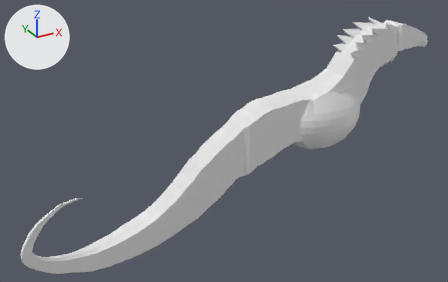
The Blender file dragon nou.blend: old version first, new version second.
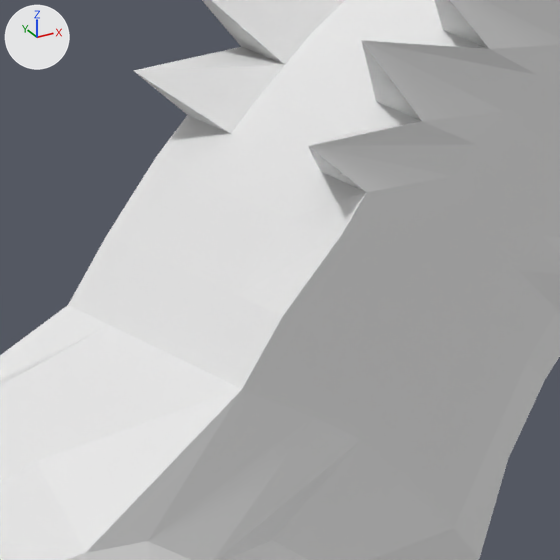
The first picture shows the older version from a 50 mm lens placed at (-7.05, -7.5, 2.34), pointed at (-2.88, 0.07, -1.45). The close-ups show both versions on the part from 71% to 84% of the width and 14% to 33% of the height of that picture; other places that the commit changed are outside them. Arrows for +X, +Y and +Z are at upper left; the lights stay in place.
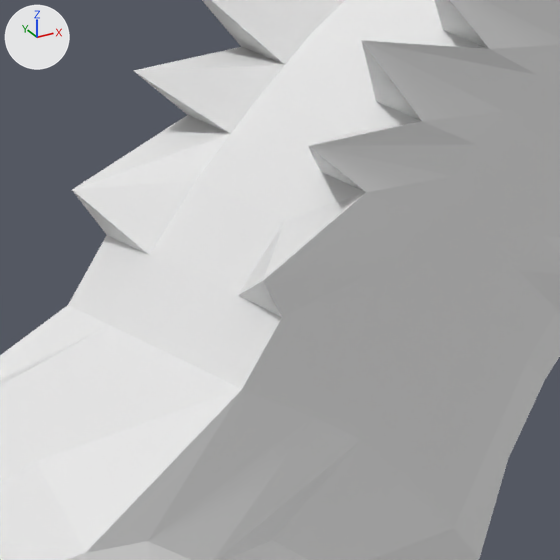
What the commit changed:
me_cube_001 has 1169 vertices, 1235 faces, 2 loose edges and spans x -24.2..18.4, y -0.5..0.5, z -6.2..4.2.
me_cube_001 is used by ob_cube; location (-3.053, -0.005, -1.669); scale (-0.163, -0.954, -0.29).
Verts and faces of me_cube_001; kept vertices keep their numbers, new ones are numbered from 1169.
Before the commit, vertices of me_cube_001: 542 (-13.8, -0.2, -4.4) at pixel (156, 156), 543 (-13.8, 0.3, -4.4) at pixel (343, 232).
Part 1, on me_cube_001:
Vertex 542 moves to (-12.9, -0.2, -4.3), pixel (71, 189).
Vertex 543 moves to (-12.8, 0.3, -4.2), pixel (262, 281).

Boxes (x1, y1, x2, y2) around the edits, measured in the close-ups (560 x 560 px; the box of a moved part takes in the faces that stretch with it):
part 1 of me_cube_001, moved or reshaped
    before: (107, 115, 429, 342)
    after: (72, 115, 429, 342)
